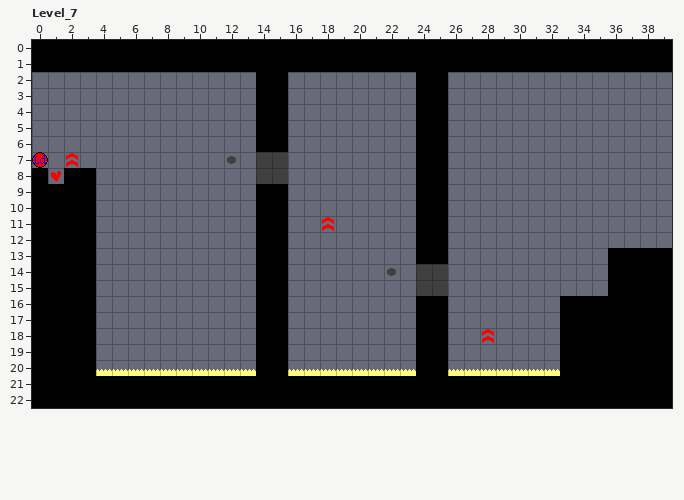
A LDtk project gets an edit: Assets/Game/World/Levels.ldtk. Above is the file before it was changed.
Cells are 16x16 px. Shown: Level_7 x 0..39, y 0..22. The commit also changed other parts of the map, which this record leaves out.
Now the later version:
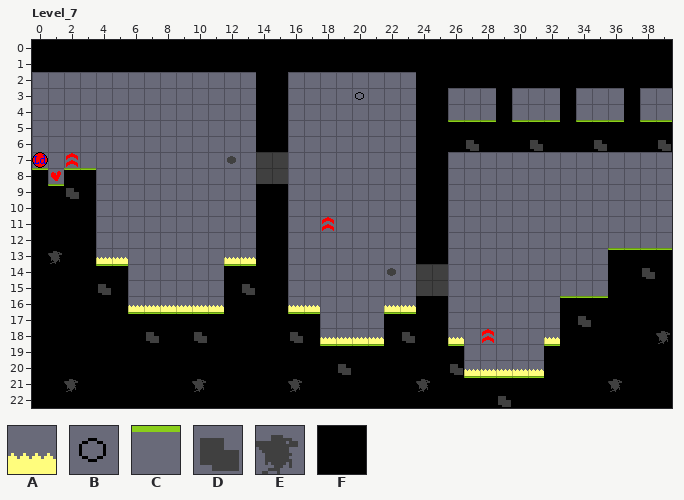
Key: from "Entities": A 14, B 20, C 28, D 34, E 54; from "Ground": F 0.
_ is an empty cell.
From old to new:
Layer "Ground":
Tile F now appears in row 2 at x 26 to 39; in rows 3 to 4 at x 29, 33 and 37; in rows 5 to 6 at x 26 to 39; in rows 14 to 16 at x 4 to 5 and 12 to 13; in rows 17 to 18 at x 4 to 13, 16 to 17 and 22 to 23; in rows 19 to 20 at x 4 to 13, 16 to 23, 26 and 32.
Layer "Entities":
Tile A now appears in row 13 at x 4 to 5 and 12 to 13; in row 16 at x 6 to 11, 16 to 17 and 22 to 23; in row 18 at x 18 to 21, 26 and 32.
Tile B now appears in row 3 at x 20.
Tile C now appears in row 5 at x 26 to 28, 30 to 32, 34 to 36 and 38 to 39; in row 8 at x 0 and 2 to 3; in row 9 at x 1; in row 13 at x 36 to 39; in row 14 at x 4 to 5 and 12 to 13; in row 16 at x 33 to 35.
Tile C now appears in row 17 at x 6 to 11, 16 to 17 and 22 to 23; in row 19 at x 18 to 21, 26 and 32; in row 21 at x 27 to 31.
The author changed tile A to tile D in row 20 at x 19 and 26.
Tile D now appears in row 6 at x 27, 31, 35 and 39; in row 9 at x 2; in row 14 at x 38; in row 15 at x 4 and 13; in row 17 at x 34; in row 18 at x 7, 10, 16 and 23.
Tile D now appears in row 22 at x 29.
Tile E now appears in row 13 at x 1; in row 18 at x 39; in row 21 at x 2, 10, 16, 24 and 36.
Tile A is removed in row 20 at x 4 to 13, 16 to 18, 20 to 23 and 32.
